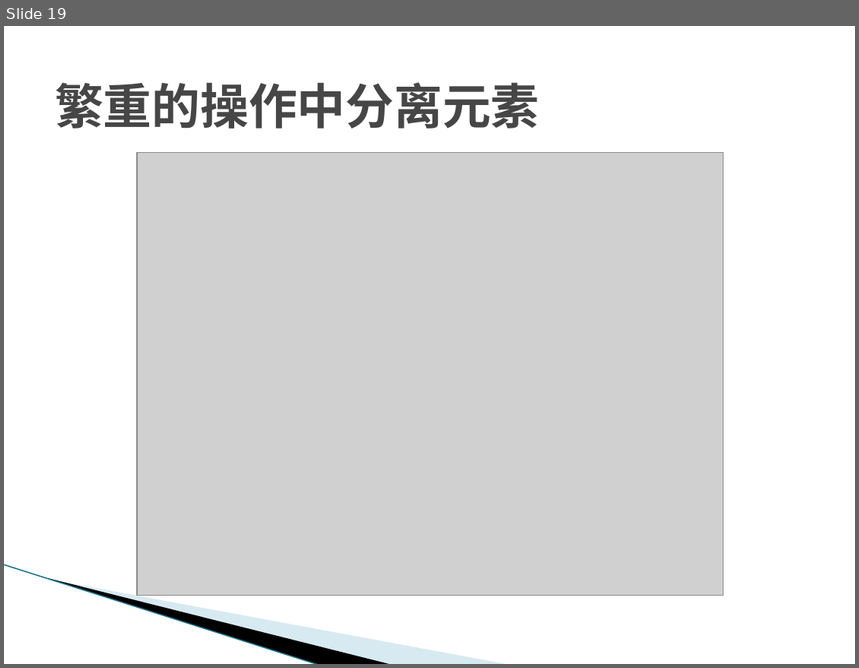
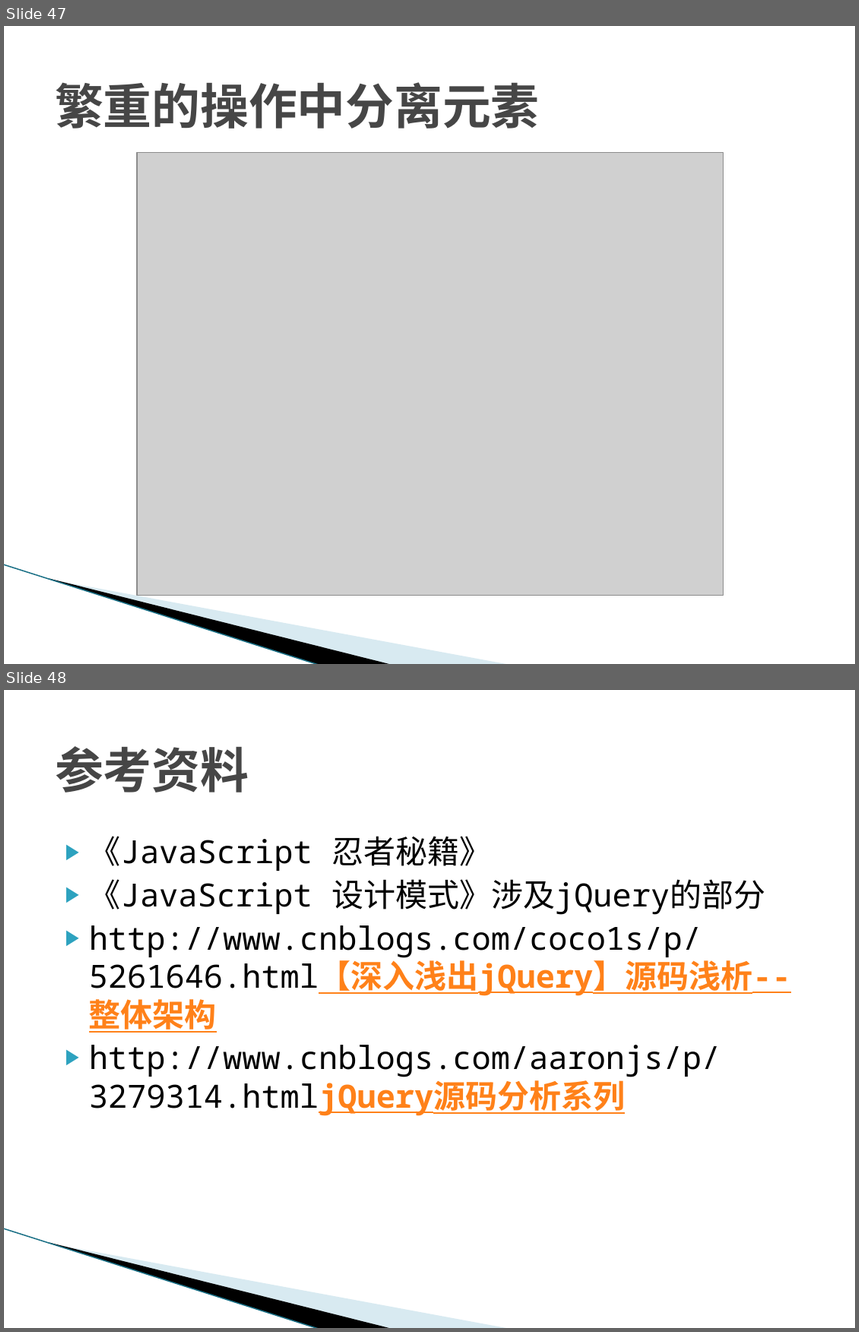
Before and after one commit to temberature/squery, a slide deck: doc/jQuery源码鉴赏.pptx. Shown one above the other, each under a label of ours: slide 19 before the commit, slides 47 and 48 after it. The pictures are 859x668 and 859x1332 pixels, drawn with LibreOffice and Linux fonts; fonts in the diff are those of the drawing; grey boxes stand for pictures; background and template pictures are left out. Boxes give left, top, right and bottom in pixels: in the first picture for what was removed or moved away, otherwise in the second. Text is boxed around its words. In the diff, an @@ line names an element or a change of style, - is before the commit and + after.

```diff
--- a/doc/jQuery源码鉴赏.pptx
+++ b/doc/jQuery源码鉴赏.pptx
@@ slide 48 added at (x1=4, y1=690, x2=855, y2=1328), background #FFFFFF; not listed: 3 template elements that a slide beside it also shows @@
@@ title added at (x1=55, y1=746, x2=249, y2=793), 41 pt, text #464646, bold @@
+参考资料
@@ text added at (x1=89, y1=836, x2=791, y2=1116), 27 pt, text #000000 @@
+▶ 《JavaScript 忍者秘籍》
+▶ 《JavaScript 设计模式》涉及jQuery的部分
+▶ http://www.cnblogs.com/coco1s/p/5261646.html【深入浅出jQuery】源码浅析--整体架构
+▶ http://www.cnblogs.com/aaronjs/p/3279314.htmljQuery源码分析系列
@@ what was slide 19 is now slide 47 @@
```
Also in this commit, not shown: 8 slides changed, 27 other slides added, 7 slides removed, 24 other files.
